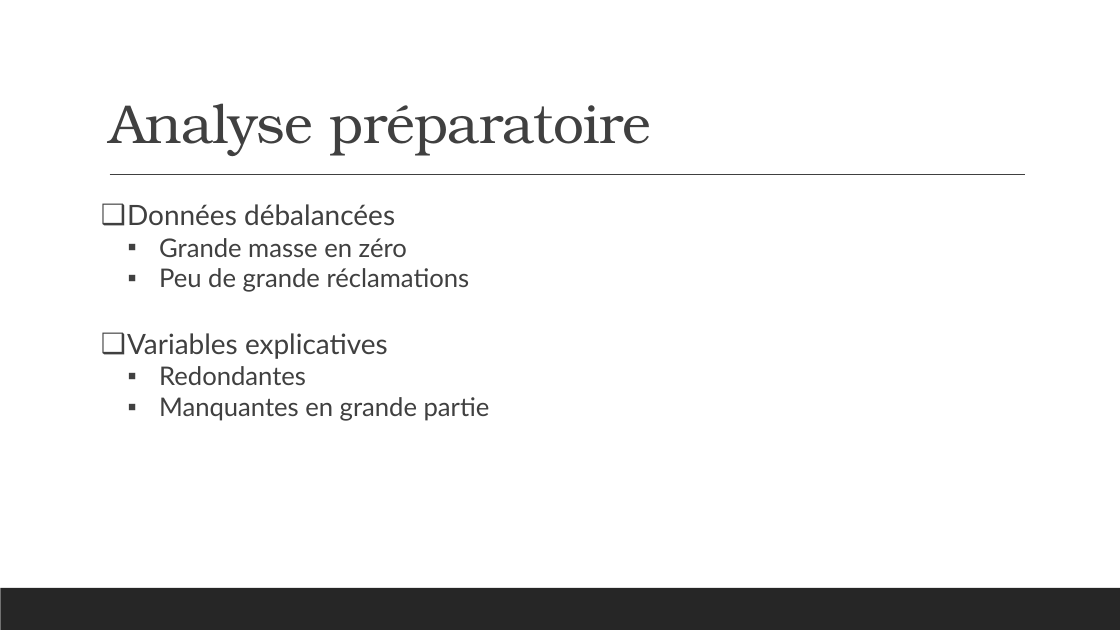
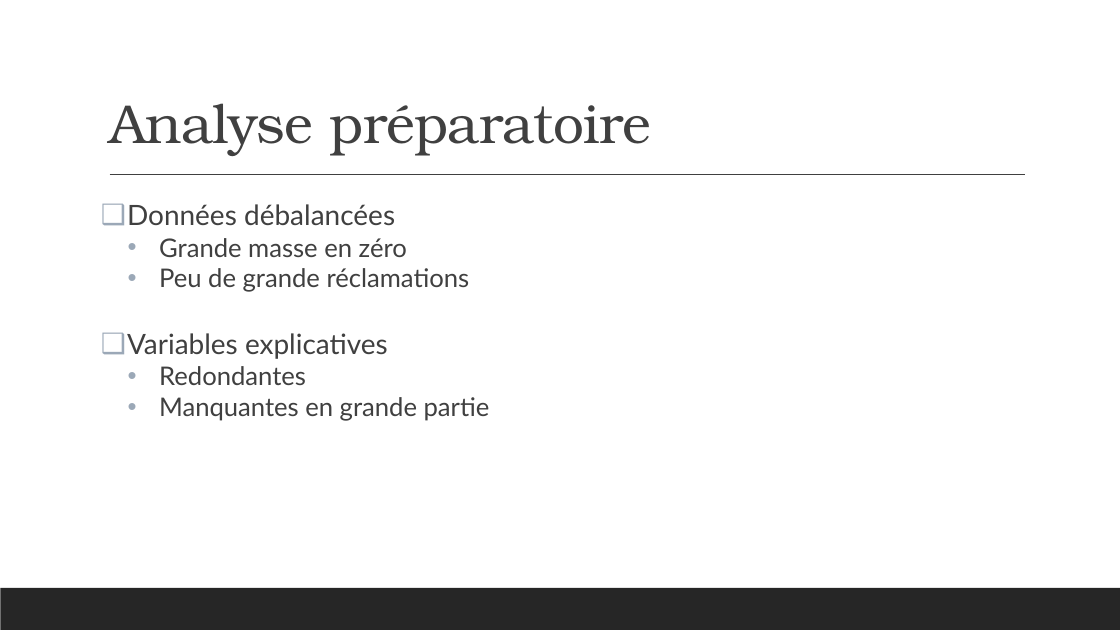
Before and after one commit to Dan-UL/PasDePlaziat, a slide deck: slide 6 of Final/Presentation_Equipe9.pptx. Drawn at 1120x630 pixels with LibreOffice and Linux fonts; fonts in the diff are those of the drawing. Boxes give left, top, right and bottom in pixels: in the first picture for what was removed or moved away, otherwise in the second. Text is boxed around its words. In the diff, an @@ line names an element or a change of style, - is before the commit and + after.

```diff
--- a/Final/Presentation_Equipe9.pptx
+++ b/Final/Presentation_Equipe9.pptx
@@ text "Données débalancées" at bbox=[127, 204, 490, 421]: bullet ▪ to • @@
```
Also in this commit, not shown: 7 other slides changed, 5 slides added, 1 slide removed.
